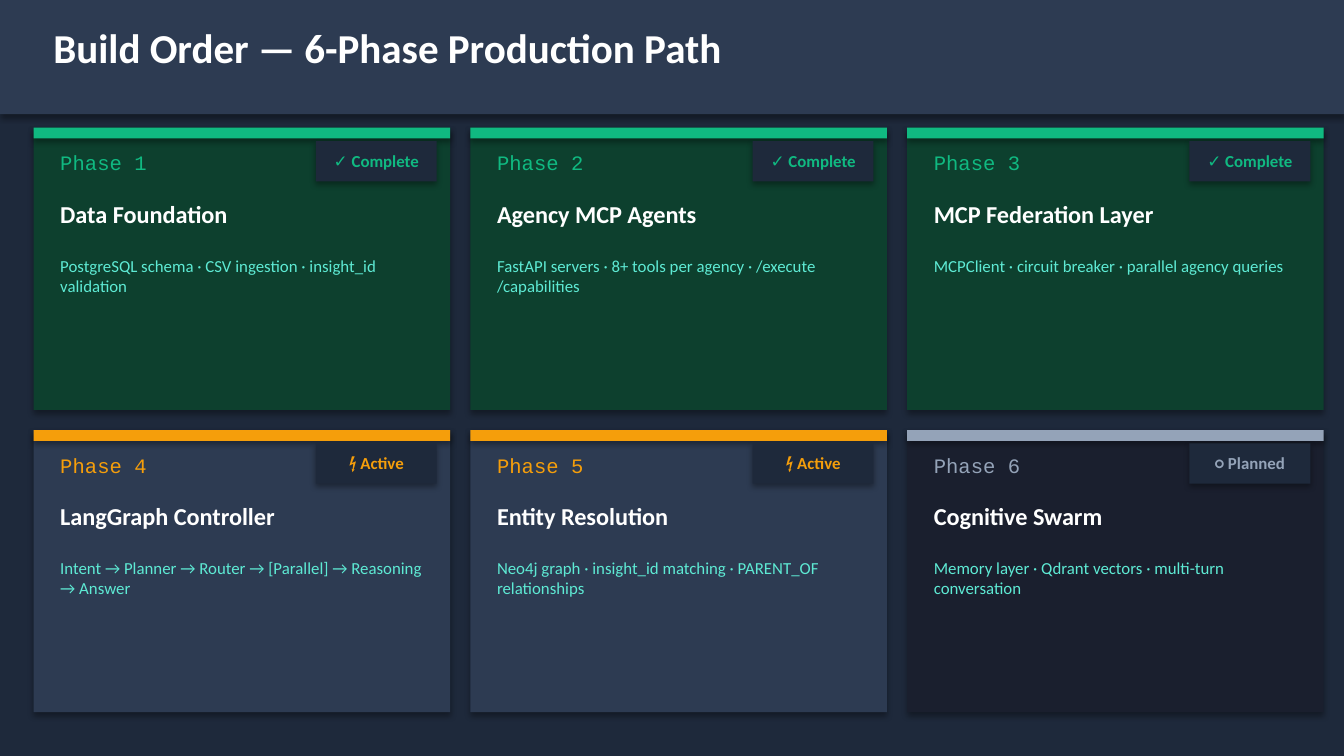
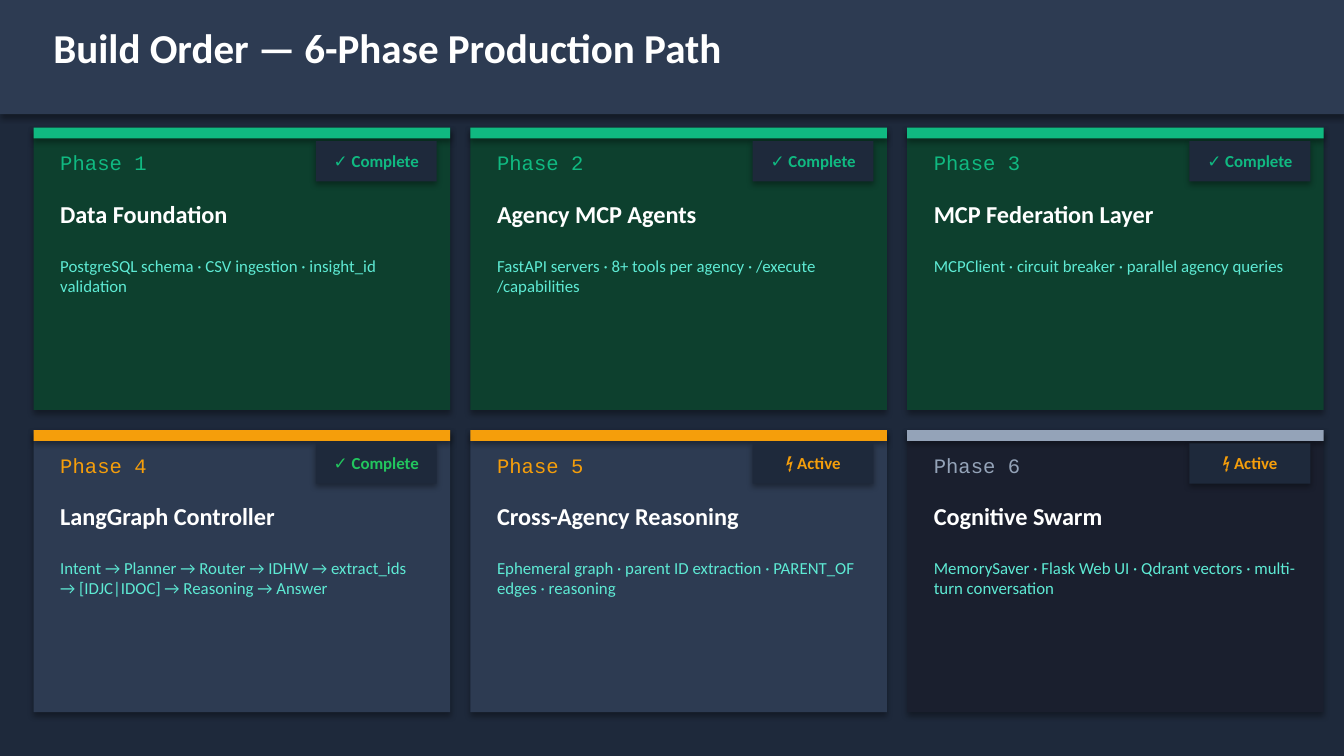
Before and after one commit to mtmowery/SCO-Federated-Swarm, a slide deck: slide 10 of docs/Idaho_AI_Technical_Deck.pptx. Drawn at 1344x756 pixels with LibreOffice and Linux fonts; fonts in the diff are those of the drawing. Boxes give left, top, right and bottom in pixels: in the first picture for what was removed or moved away, otherwise in the second. Text is boxed around its words. In the diff, an @@ line names an element or a change of style, - is before the commit and + after.

```diff
--- a/docs/Idaho_AI_Technical_Deck.pptx
+++ b/docs/Idaho_AI_Technical_Deck.pptx
@@ text at bbox=[352, 457, 419, 472]: text changed; text colour #F59E0B to #22C55E @@
-⚡ Active
+✓ Complete
@@ text at bbox=[1234, 457, 1277, 469]: text changed; text colour #94A3B8 to #F59E0B @@
-○ Planned
+⚡ Active
@@ text at bbox=[497, 508, 739, 529]: text changed @@
-Entity Resolution
+Cross-Agency Reasoning
@@ text at bbox=[60, 562, 406, 597]: text changed @@
-Intent → Planner → Router → [Parallel] → Reasoning → Answer
+Intent → Planner → Router → IDHW → extract_ids → [IDJC|IDOC] → Reasoning → Answer
@@ text at bbox=[497, 562, 854, 597]: text changed @@
-Neo4j graph · insight_id matching · PARENT_OF relationships
+Ephemeral graph · parent ID extraction · PARENT_OF edges · reasoning
@@ text at bbox=[934, 562, 1295, 594]: text changed @@
-Memory layer · Qdrant vectors · multi-turn conversation
+MemorySaver · Flask Web UI · Qdrant vectors · multi-turn conversation
```
Also in this commit, not shown: 7 other slides changed, 1 slide removed, 35 other files.
